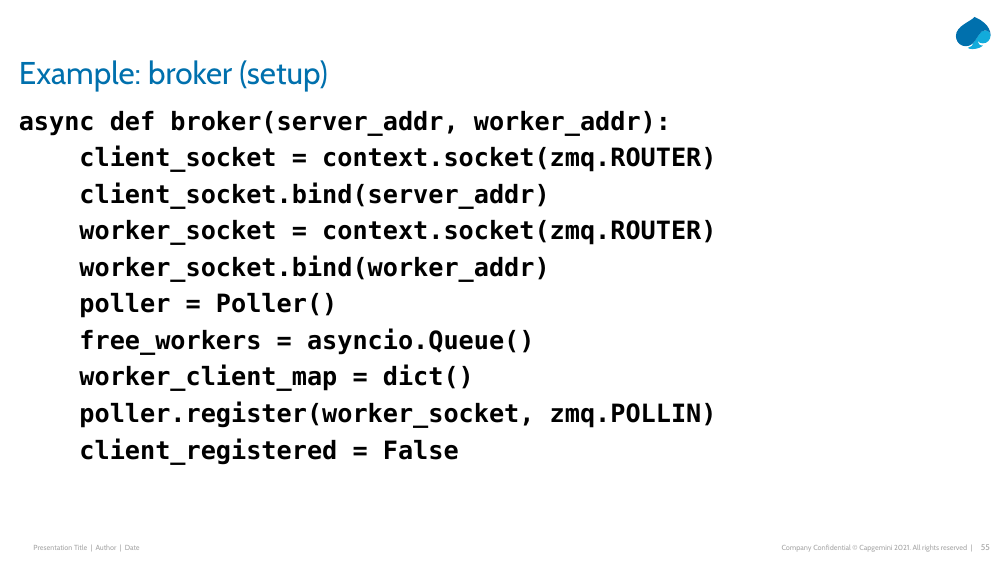
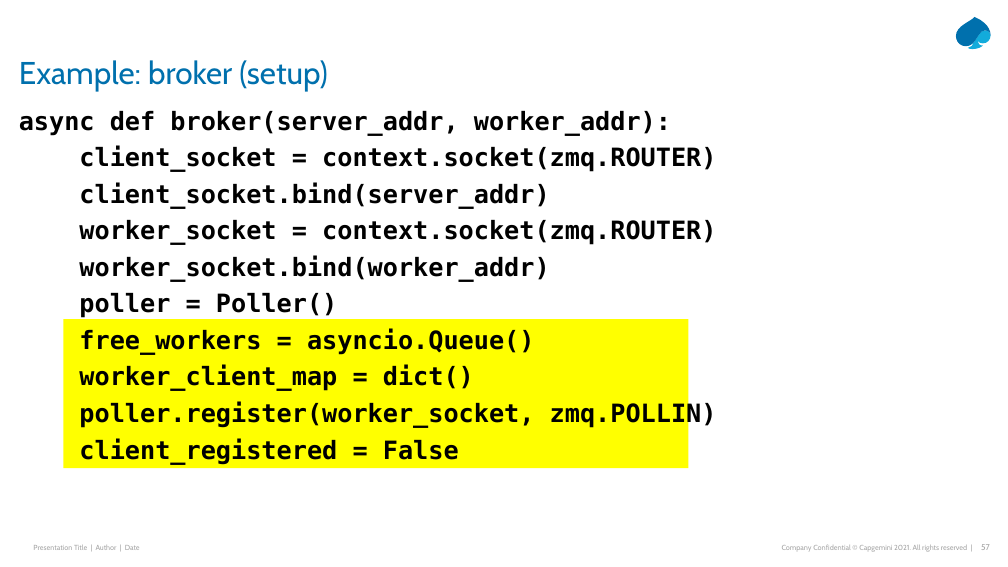
Before and after one commit to Python-Masterclass/Networking, a slide deck: slide 57 of Masterclass-7-Networking.pptx (slide 55 before the commit). Drawn at 1008x567 pixels with LibreOffice and Linux fonts; fonts in the diff are those of the drawing. Boxes give left, top, right and bottom in pixels: in the first picture for what was removed or moved away, otherwise in the second. Text is boxed around its words. In the diff, an @@ line names an element or a change of style, - is before the commit and + after.

```diff
--- a/Masterclass-7-Networking.pptx
+++ b/Masterclass-7-Networking.pptx
@@ rectangle added at <box>64,319,689,468</box>, fill #FFFF00 @@
```
Also in this commit, not shown: 11 other slides changed, 2 slides added.
